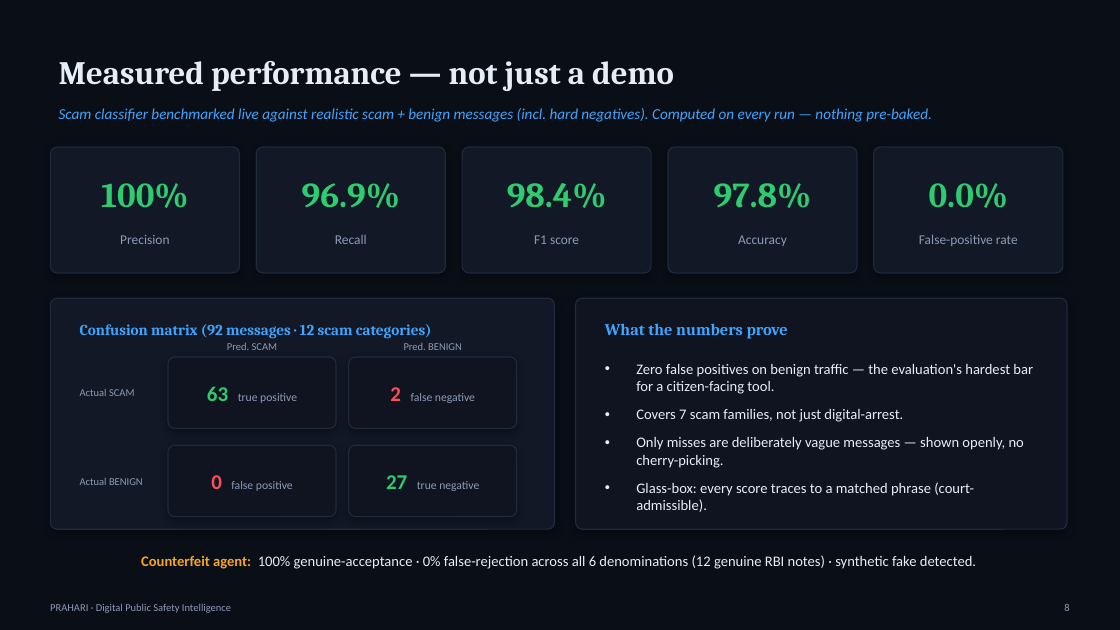
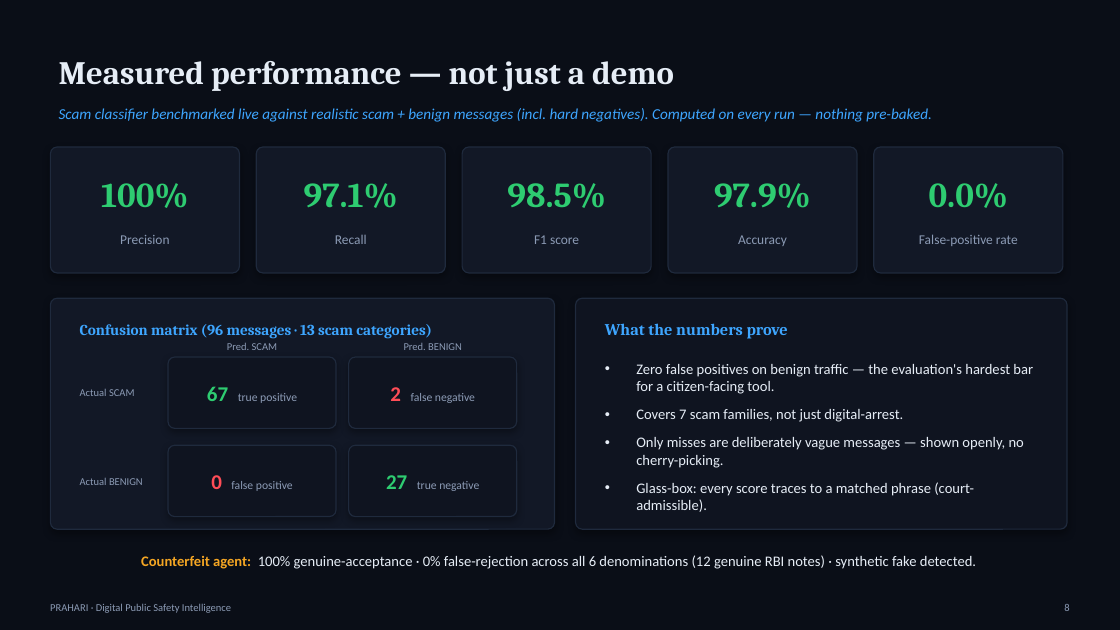
Before and after one commit to Ravianshu19/AI-for-Digital-Public-Safety, a slide deck: slide 8 of docs/Prahari_Pitch_Deck.pptx. Drawn at 1120x630 pixels with LibreOffice and Linux fonts; fonts in the diff are those of the drawing. Boxes give left, top, right and bottom in pixels: in the first picture for what was removed or moved away, otherwise in the second. Text is boxed around its words. In the diff, an @@ line names an element or a change of style, - is before the commit and + after.

Commit message:
Fix OCR spacing bug + add tech-support/remote-access scam family
- OCR re-spacing (camelCase/digit boundaries + wordninja) so merged OCR text
  ('SharetheOTPsent...') no longer breaks word-boundary matching; shield assesses
  raw + re-spaced and keeps the higher risk → screenshot path now HIGH_RISK 76 (was 44)
- New tech-support + remote-access families (Microsoft/AnyDesk/'don't disconnect');
  tech-support scam now HIGH_RISK (was SAFE)
- Extend authority impersonation to income-tax/GST/telecom departments
- Relax OTP/credential matching for merged tokens; keep pin/password bounded (no FP)
- Benchmark now 96 messages / 13 categories: precision 100%, recall 97.1%, FPR 0%
- Deck + README metrics updated; requirements add wordninja

```diff
--- a/docs/Prahari_Pitch_Deck.pptx
+++ b/docs/Prahari_Pitch_Deck.pptx
@@ text at [304, 183, 398, 208]: text changed @@
-96.9%
+97.1%
@@ text at [507, 183, 606, 208]: text changed @@
-98.4%
+98.5%
@@ text at [714, 183, 811, 208]: text changed @@
-97.8%
+97.9%
@@ text at [80, 324, 432, 339]: text changed @@
-Confusion matrix (92 messages · 12 scam categories)
+Confusion matrix (96 messages · 13 scam categories)
@@ text at [207, 386, 297, 403]: text changed @@
-63 true positive
+67 true positive
```
Also in this commit, not shown: 20 other files.
